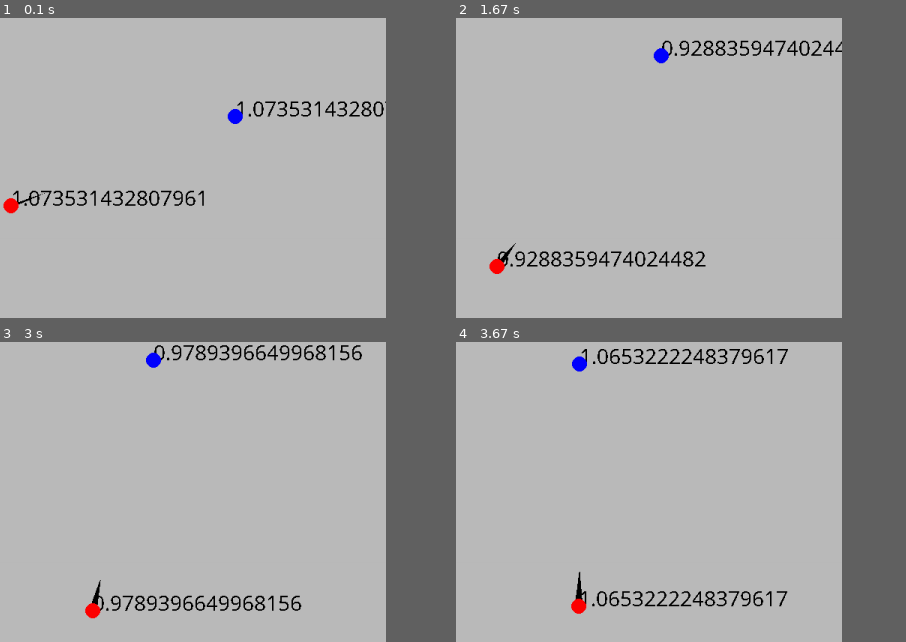
Above: before the commit, frames 1-4 (two rows, left to right).
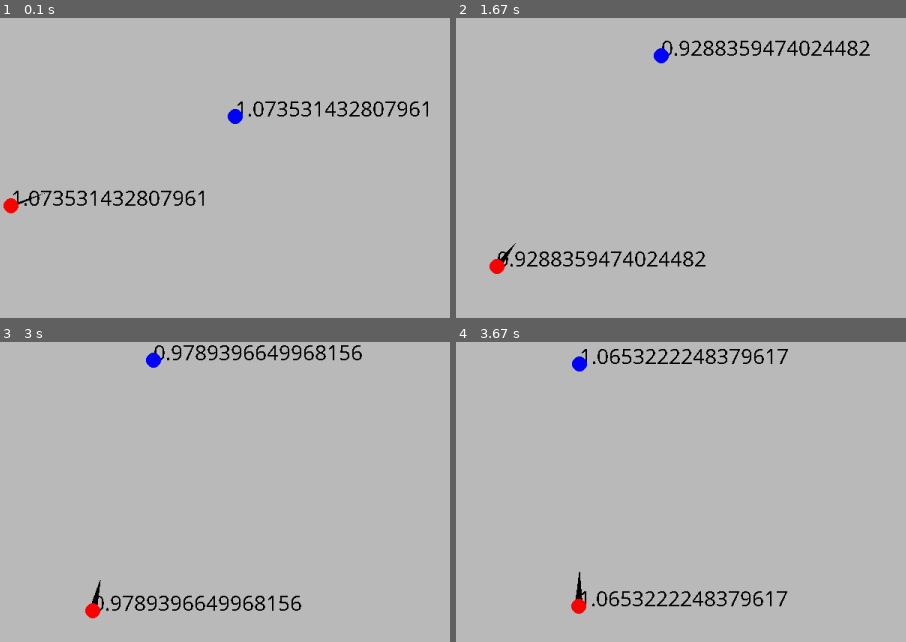
Above: after the commit, the same moments.

Repository: EmiLGS/simulation_Ncorps
Game: pygame game, started from Main.py
Two runs of this game, one before a commit and one after it. Both use one fixed random seed, a clock stepped at 60 frames per second and the inputs below.
Inputs:
- Up to frame 1 (0.1 s): no input
- Up to frame 2 (1.67 s): no input
- Up to frame 3 (3 s): no input
- Up to frame 4 (3.67 s): no input
The pictures show only the part of the screen within x 24-74%, y 7-57%; the shares and areas given below are measured in that part.
In our replay, the window is 600x450 before the commit and 900x600 after it. These sizes can differ from the game's own. Grey fills any space a smaller window leaves; there, only what the larger window draws over its background counts as a difference.

The runs differ from the first frame. In frame 1, 0.2% of the frame differs, in the area x 85-96%, y 27-33%; in frame 2, 0.2%; in frame 3, less than 0.1%; in frame 4, less than 0.1%.

Commit message:
Create a Controller to reduce ViewTest code

Diff:
--- /dev/null
+++ b/controller/BodySimulationController.py
@@ -0,0 +1,20 @@
+import numpy as np
+
+class BodySimulationController() :
+
+    def __init__(self,simulation):
+        self.simulation = simulation
+
+    def getFirstBody(self):
+        return self.simulation.getFirstBody()
+
+    def getSecondBody(self):
+        return self.simulation.getSecondBody()
+
+    # Create a string of the first body
+    def createFirstBodyString(self):
+        return str(np.sqrt(self.simulation.body1.spd[0]**2 + self.simulation.body1.spd[1]**2))
+
+    # Create a string of the Second body
+    def createSecondBodyString(self):
+        return str(np.sqrt(self.simulation.body2.spd[0]**2 + self.simulation.body2.spd[1]**2))
--- a/model/TwoBodiesSimulation.py
+++ b/model/TwoBodiesSimulation.py
@@ -5,14 +5,19 @@
 
     g = 9.81
 
-    def __init__(self,body1=None,body2=None):
-        self.body1 = body1 if body1 else Body(300,300)
-        self.body2 = body2 if body2 else Body(600,200)
+    def __init__(self, body1 = None, body2 = None):
+        self.body1 = body1 if body1 else Body( 300, 300 )
+        self.body2 = body2 if body2 else Body( 600, 200 )
         self.body1.spd = np.array([0.0,1.1])
         self.body2.spd = np.array([0.0,-1.1])
 
+    def getFirstBody(self):
+        return self.body1
+
+    def getSecondBody(self):
+        return self.body2
+
     def advance(self):
-
         #Get distance between 2 bodies
         a = self.body2.pos[0] - self.body1.pos[0]
         b = self.body2.pos[1] - self.body1.pos[1]
--- a/view/ViewTestPygame.py
+++ b/view/ViewTestPygame.py
@@ -1,7 +1,8 @@
 import time
 import pygame
 from model.TwoBodiesSimulation import TwoBodiesSimulation
-import numpy as np
+from controller.BodySimulationController import BodySimulationController
+
 
 class ViewTestPygame:
     pygame.init()
@@ -11,39 +12,43 @@
 
 
     pygame.display.set_caption('Quick Start')
-    window_surface = pygame.display.set_mode((800, 600))
+    window_surface = pygame.display.set_mode((1200, 800))
 
-    background = pygame.Surface((800, 600))
+    background = pygame.Surface((1200, 800))
     background.fill(pygame.Color('#BBBBBB'))
 
     is_running = True
 
-    sim = TwoBodiesSimulation()
+    # Use simControllerulation specific.
+    simController = BodySimulationController(TwoBodiesSimulation())
+    body1 = simController.getFirstBody()
+    body2 = simController.getSecondBody()
+    # Create a clickable button to add Bodies
 
+    # Pygame check event and updating screen.
     while is_running:
-
         for event in pygame.event.get():
             if event.type == pygame.QUIT:
                 is_running = False
 
         window_surface.blit(background, (0, 0))
 
-        x1 = sim.body1.pos[0]
-        y1 = sim.body1.pos[1]
-        vx1 = sim.body1.spd[0]
-        vy1 = sim.body1.spd[1]
-        ax1 = sim.body1.acc[0]
-        ay1 = sim.body1.acc[1]
+        x1 = body1.pos[0]
+        y1 = body1.pos[1]
+        vx1 = body1.spd[0]
+        vy1 = body1.spd[1]
+        ax1 = body1.acc[0]
+        ay1 = body1.acc[1]
 
-        speed1 = my_font.render(str(np.sqrt(sim.body1.spd[0]**2 + sim.body1.spd[1]**2)), False, (0, 0, 0))
-        speed2 = my_font.render(str(np.sqrt(sim.body2.spd[0]**2 + sim.body2.spd[1]**2)), False, (0, 0, 0))
+        # Print the speed of bodies
+        speed1 = my_font.render( simController.createFirstBodyString(), False, (0, 0, 0))
+        speed2 = my_font.render( simController.createSecondBodyString(), False, (0, 0, 0))
         window_surface.blit(speed1, [x1,y1-30])
-        window_surface.blit(speed1, [sim.body2.pos[0],sim.body2.pos[1]-30])
+        window_surface.blit(speed1, [body2.pos[0],body2.pos[1]-30])
         pygame.draw.polygon(window_surface, (0, 0, 0), ((x1+5, y1), (x1+5000*ax1, y1+5000*ay1), (x1-5,y1)))
 
-        pygame.draw.circle(window_surface,pygame.Color('#FF0000'),[x1,y1],10)
-        pygame.draw.circle(window_surface,pygame.Color('#0000FF'),[sim.body2.pos[0],sim.body2.pos[1]],10)
+        pygame.draw.circle(window_surface,pygame.Color('#FF0000'), [ x1, y1 ], 10)
+        pygame.draw.circle(window_surface,pygame.Color('#0000FF'), [ body2.pos[0], body2.pos[1] ], 10)
 
-        sim.advance()
-
+        simController.simulation.advance()
         pygame.display.update()
